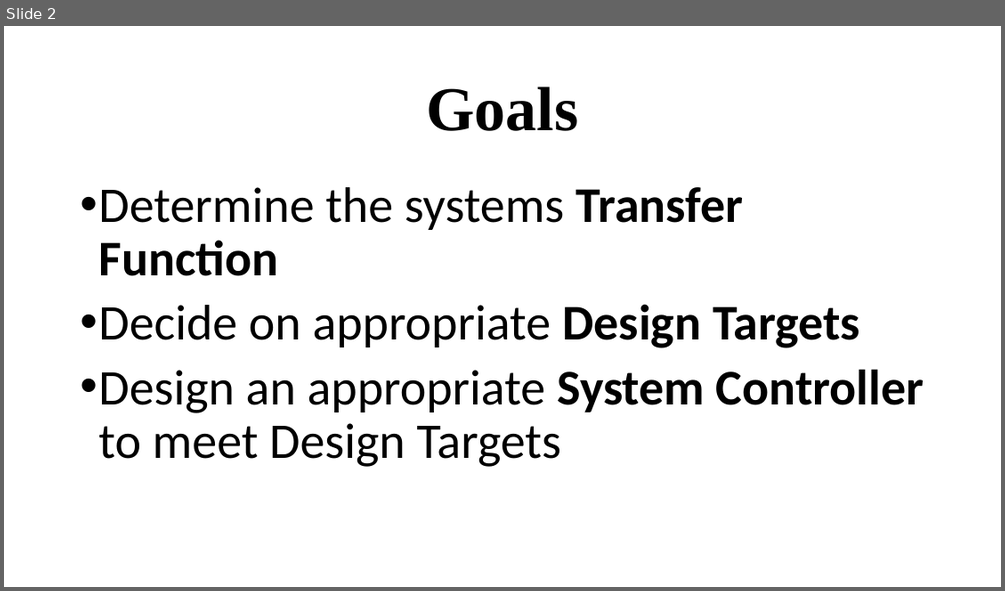
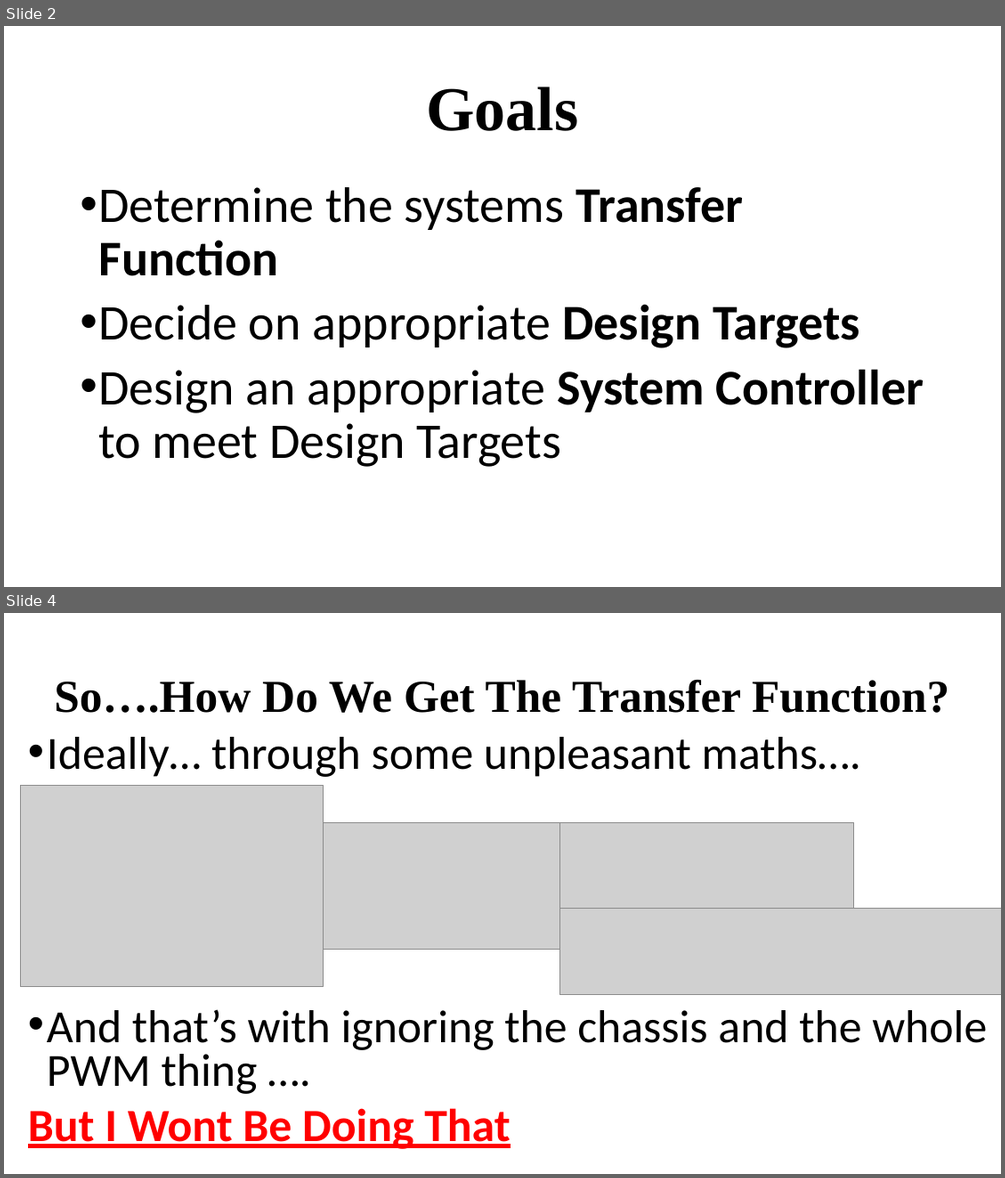
Before and after one commit to pcannon67/Autonomous-Rover, a slide deck: System Modelling and Controller Design.pptx. Shown one above the other, each under a label of ours: slide 2 before the commit, slides 2 and 4 after it; the slides between them are not shown. The pictures are 1005x591 and 1005x1178 pixels, drawn with LibreOffice and Linux fonts; fonts in the diff are those of the drawing; grey boxes stand for pictures; background and template pictures are left out. Boxes give left, top, right and bottom in pixels: in the first picture for what was removed or moved away, otherwise in the second. Text is boxed around its words. In the diff, an @@ line names an element or a change of style, - is before the commit and + after.

```diff
--- a/System Modelling and Controller Design.pptx
+++ b/System Modelling and Controller Design.pptx
@@ slide 4 added at (x1=4, y1=613, x2=1001, y2=1174), background picture (left out) @@
@@ title added at (x1=54, y1=680, x2=949, y2=713), 44 pt, text #000000, bold @@
+So….How Do We Get The Transfer Function?
@@ text added at (x1=28, y1=737, x2=987, y2=1149), 44.4 pt, text #000000 @@
+• Ideally… through some unpleasant maths….
+• And that’s with ignoring the chassis and the whole PWM thing ….
+But I Wont Be Doing That
@@ picture added at (x1=20, y1=785, x2=323, y2=986) @@
@@ picture added at (x1=320, y1=822, x2=560, y2=949) @@
@@ picture added at (x1=559, y1=822, x2=853, y2=908) @@
@@ picture added at (x1=559, y1=908, x2=1001, y2=995) @@
```
Also in this commit, not shown: 2 other slides added, 2 other files.
